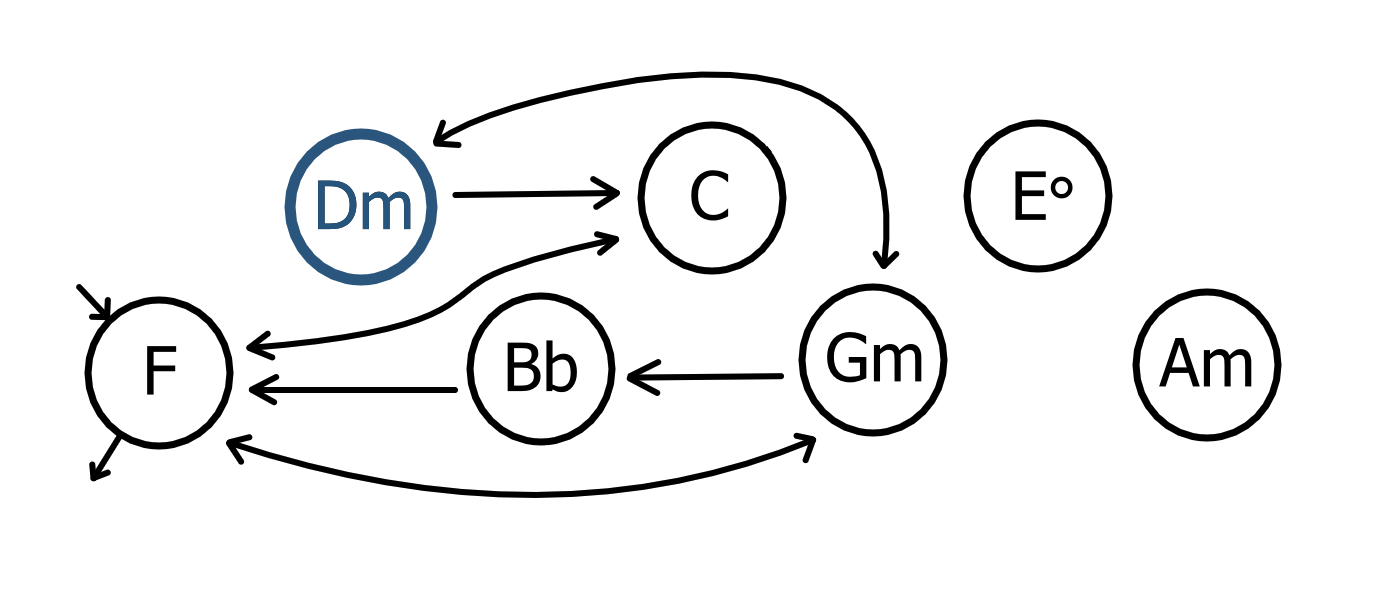
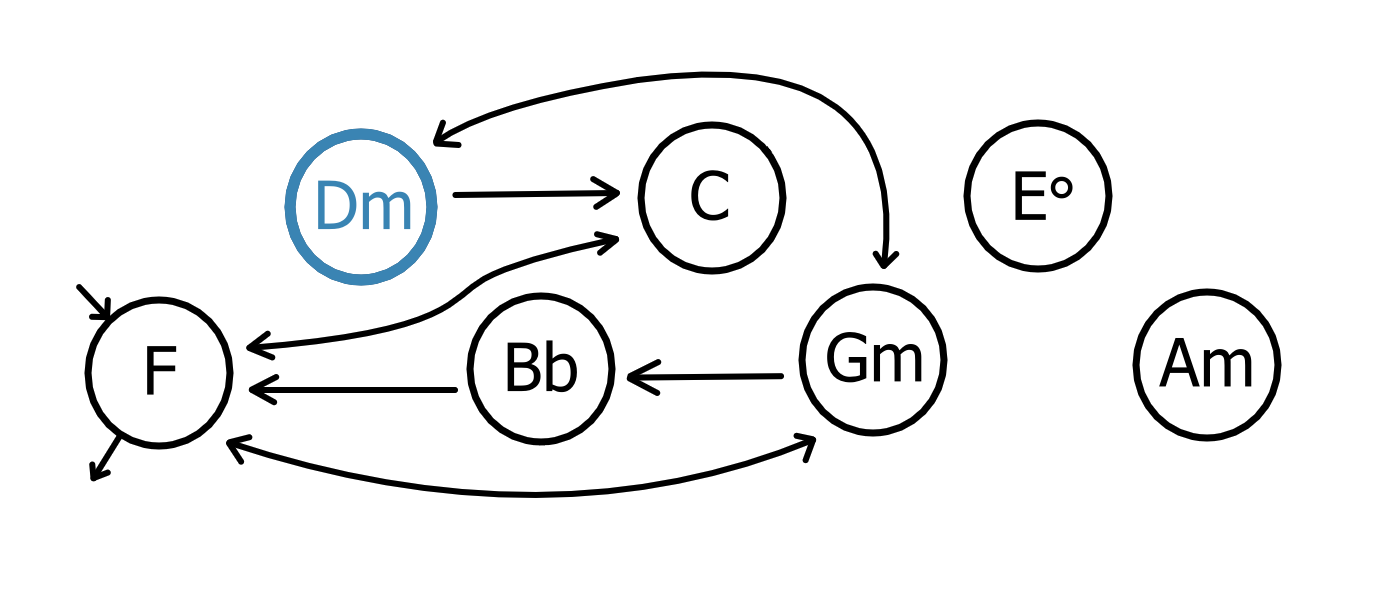
Comparing the layer stacks of the two 1400x600 images. Changes:
painted on "Ring" (5th of 7, in "3" › "Unselected") over (384, 248, 426, 282)
painted on "Paint Layer 2" (6th of 7, in "2" › "Selected") over (284, 128, 438, 286)
hid group "Unselected" (6th of 7, in "2") (2 layers) over (284, 128, 438, 286)
painted on "Paint Layer 3" over (284, 128, 438, 286)
